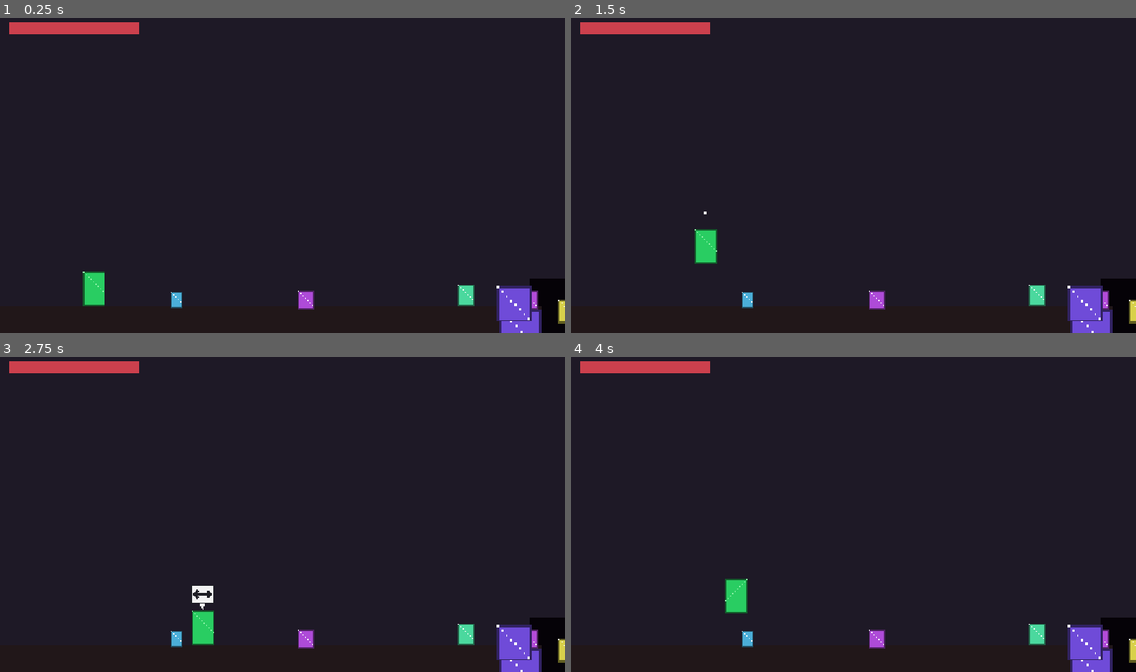
Above: before the commit, frames 1-4 (two rows, left to right).
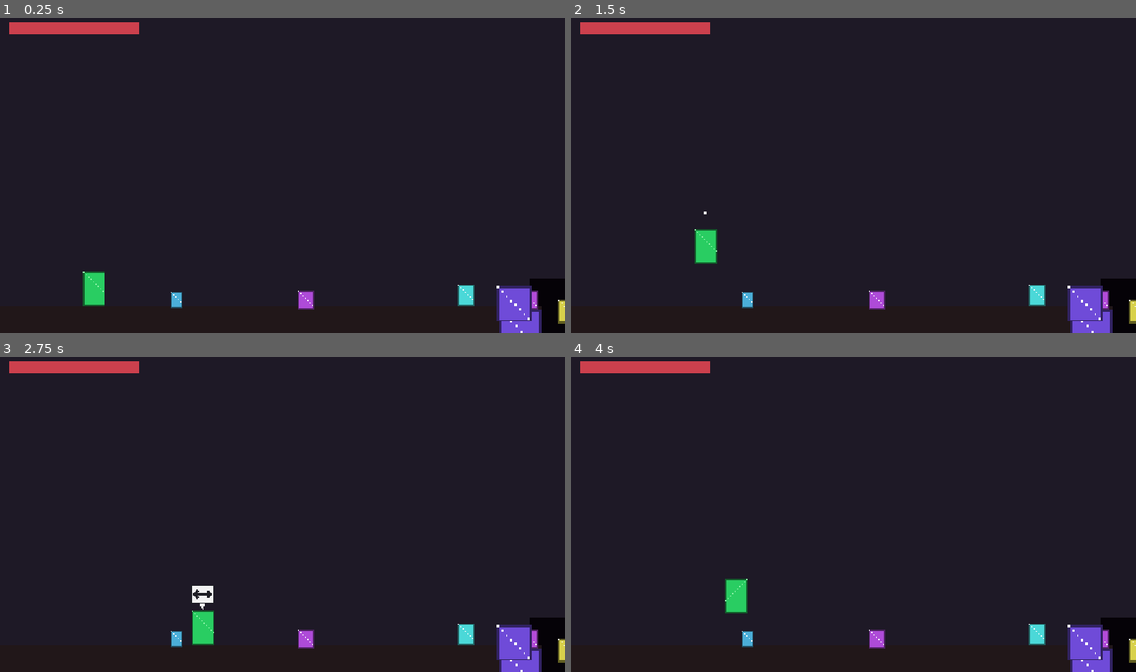
Above: after the commit, the same moments.

Repository: Eruldin/Honor-Meselesi
Game: Godot game, scene res://src/levels/ch1/Ch1.tscn
The game is run twice, just before and just after one commit, with the same random seed, the same clock (stepped at 60 frames per second) and the same inputs. This scene is started directly instead of the project's main scene.
Inputs (mouse positions are in pixels of both pictures, inside the frame that each line leads up to):
- Up to frame 1 (0.25 s): no input
- Up to frame 2 (1.5 s): tap Enter (ui_accept) at 0.5 s; move the mouse to (977, 159) at 0.52 s; hold D (move_right) 0.53-1.25 s; hold J (attack) 0.53-1.25 s; click (977, 159) at 0.67 s; tap Space (jump) at 0.77 s; drag from (740, 191) to (746, 310) at 1.27 s
- Up to frame 3 (2.75 s): tap Enter (ui_accept) at 2 s; move the mouse to (339, 442) at 2.02 s; hold D (move_right) from 2.03 s (still down); tap F (focus) at 2.1 s
- Up to frame 4 (4 s): release D (move_right) at 2.75 s; drag from (825, 577) to (1079, 649) at 2.77 s; tap Enter (ui_accept) at 3.5 s; move the mouse to (1023, 561) at 3.52 s; hold A (move_left) from 3.53 s (still down); tap Q (form_prev) at 3.6 s; tap Space (jump) at 3.77 s

The runs differ from the first frame. In frame 1, 0.2% of the frame differs, in the area x 81-84%, y 84-92%; in frame 2, 0.2%; in frame 3, 0.2%; in frame 4, 0.2%.

Commit message:
ch1 koy: son kullanilmayan npc asset'i peasant2 — orta koyde yasli gozcu
Co-Authored-By: Devin AI <158243242+devin-ai-integration[bot]@users.noreply.github.com>

Diff:
--- a/src/levels/ch1/ch1.gd
+++ b/src/levels/ch1/ch1.gd
@@ -646,6 +646,11 @@
 	merchant.picto_icon = &"dots"
 	merchant.position = Vector2(800.0, FLOOR_Y - 8)
 	add_child(merchant)
+	# Orta koyde yasli koylu — agaca yaslanip geceni izler
+	var elder := AmbientNpc.new()
+	elder.npc_key = &"peasant2"
+	elder.position = Vector2(1010.0, FLOOR_Y - 8)
+	add_child(elder)
 	# Kiraz agacinin dibinde gozcu koylu + sus kusu
 	var watcher := AmbientNpc.new()
 	watcher.npc_key = &"villager"
